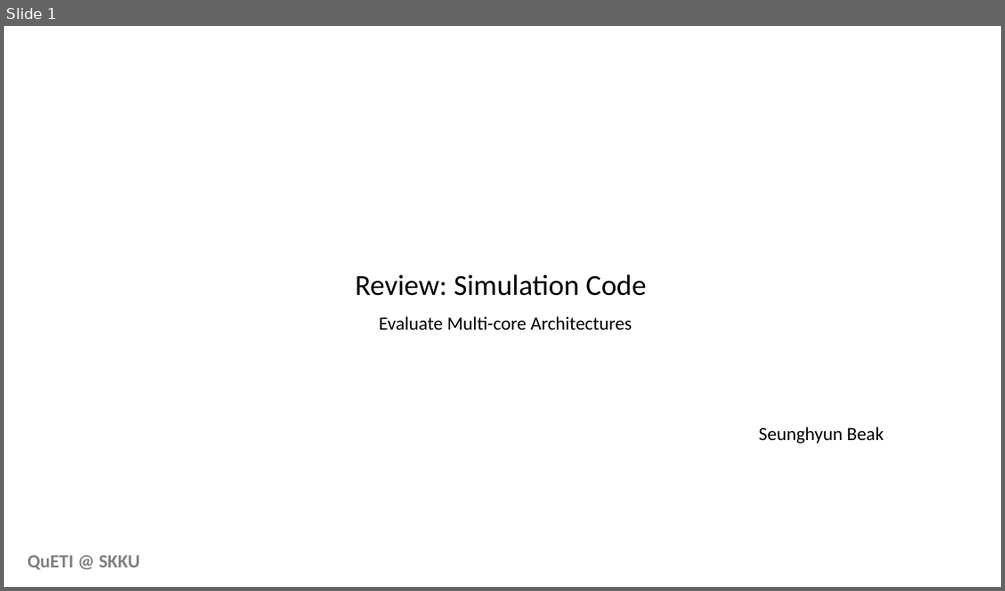
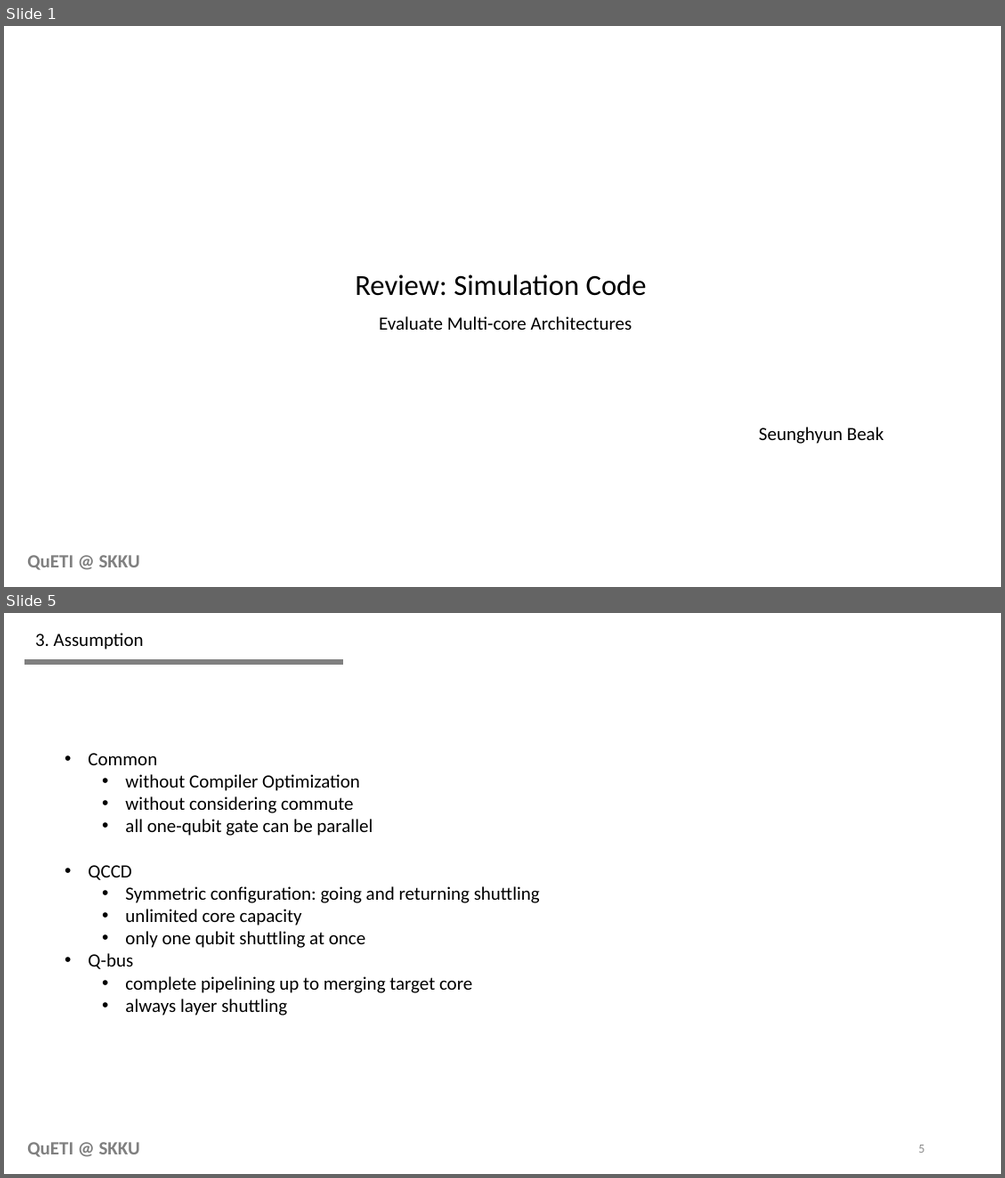
Before and after one commit to Seunghyun100/simulator, a slide deck: Simulation Code Review.pptx. Shown one above the other, each under a label of ours: slide 1 before the commit, slides 1 and 5 after it; the slides between them are not shown. The pictures are 1005x591 and 1005x1178 pixels, drawn with LibreOffice and Linux fonts; fonts in the diff are those of the drawing. Boxes give left, top, right and bottom in pixels: in the first picture for what was removed or moved away, otherwise in the second. Text is boxed around its words. In the diff, an @@ line names an element or a change of style, - is before the commit and + after.

Commit message:
QCCD symmetric shuttling

```diff
--- a/Simulation Code Review.pptx
+++ b/Simulation Code Review.pptx
@@ slide 5 added at bbox=[4, 613, 1001, 1174], background #FFFFFF; not listed: 1 template element that a slide beside it also shows @@
@@ text added at bbox=[35, 633, 144, 649], 18 pt, text #000000 @@
+3. Assumption
@@ line added from (25, 662) to (343, 662), #808080 5 pt @@
@@ text added at bbox=[88, 753, 540, 1015], 18 pt, text #000000 @@
+• Common
+  • without Compiler Optimization
+  • without considering commute
+  • all one-qubit gate can be parallel
+• QCCD
+  • Symmetric configuration: going and returning shuttling
+  • unlimited core capacity
+  • only one qubit shuttling at once
+• Q-bus
+  • complete pipelining up to merging target core
+  • always layer shuttling
@@ page number added at bbox=[918, 1144, 924, 1152], 12 pt, text #8C8C8C @@
+5
```
Also in this commit, not shown: 1 slide changed, 5 other slides added, 3 slides removed, 11 other files.
